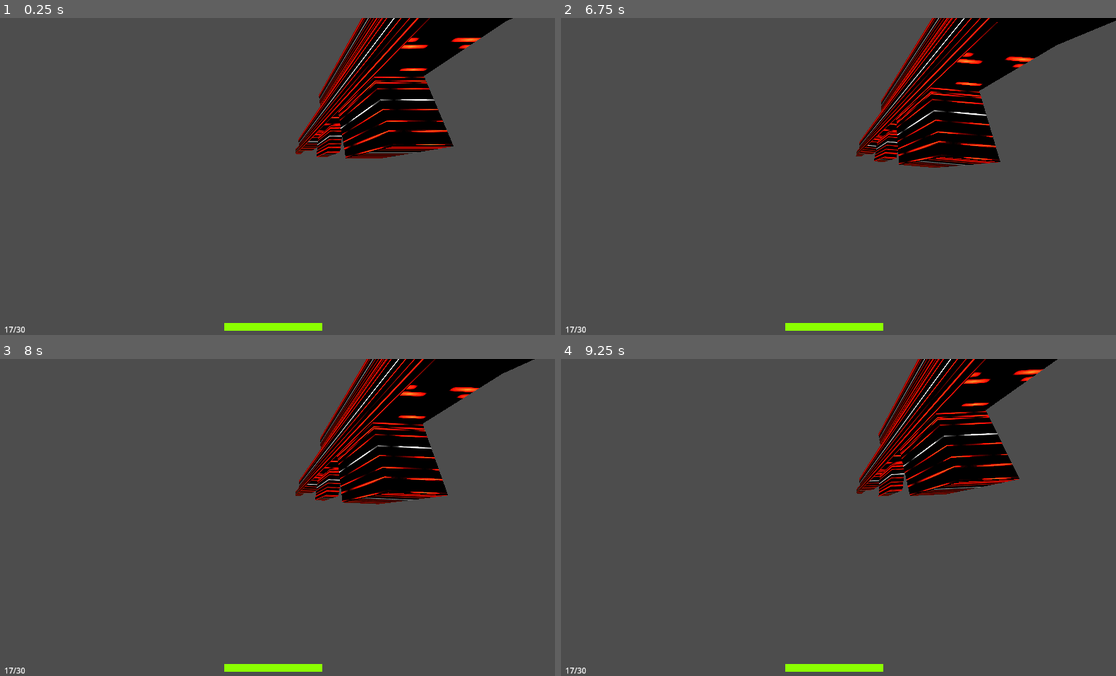
Above: before the commit, frames 1-4 (two rows, left to right).
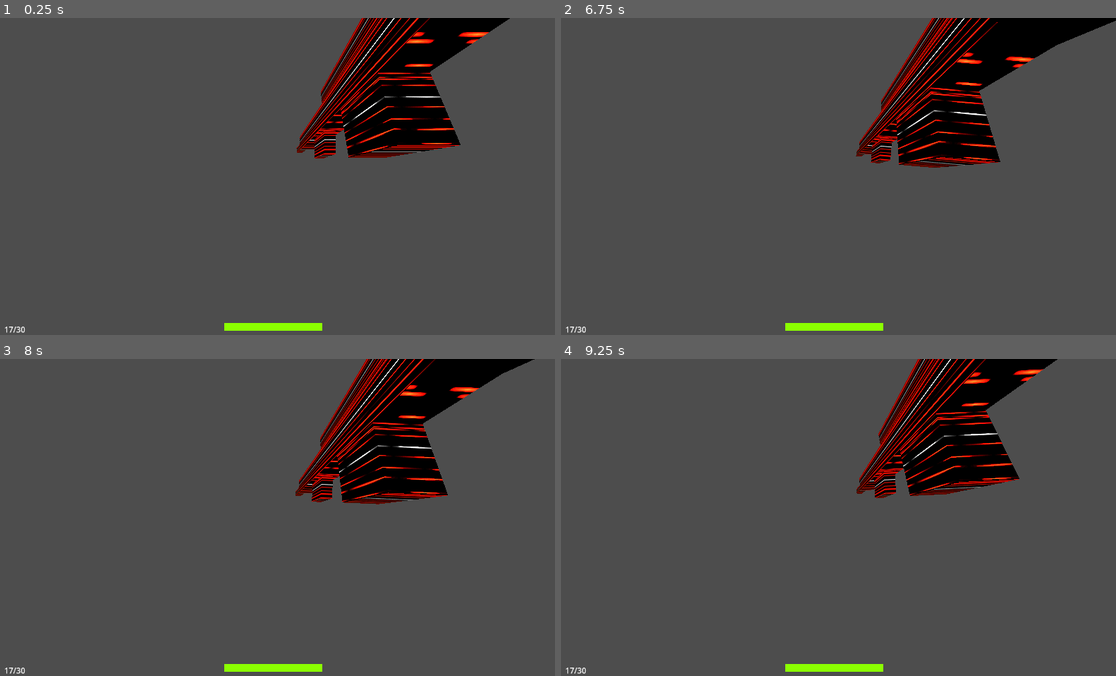
Above: after the commit, the same moments.

Repository: nekochiiUwU/gnaktap
Game: Godot game, scene res://player.tscn
Two runs of this game, one before a commit and one after it. Both use one fixed random seed, a clock stepped at 60 frames per second and the inputs below. This scene is started directly instead of the project's main scene.
Inputs (mouse positions are in pixels of both pictures, inside the frame that each line leads up to):
- Up to frame 1 (0.25 s): no input
- Up to frame 2 (6.75 s): move the mouse to (960, 160) at 0.52 s; press the mouse at (960, 160) at 0.53 s; hold D (move_right) 0.53-1.28 s; tap Space (jump) at 0.77, 1.52, 3.02, 3.77, 4.52, 6.02 s; move the mouse to (721, 192) at 1.27 s; release the mouse at (721, 192) at 1.28 s; hold S (move_backward) 1.28-2.03 s; tap Down (camera_down) at 1.35 s; click (721, 192) at 1.55 s; move the mouse to (888, 106) at 2.02 s; press the mouse at (888, 106) at 2.03 s; hold D (move_right) 2.03-2.78 s; tap Left (camera_left) at 2.1 s; move the mouse to (805, 239) at 2.77 s; release the mouse at (805, 239) at 2.78 s; hold W (move_forward) 2.78-3.53 s; tap Right (camera_right) at 2.85 s; click (805, 239) at 3.05 s; move the mouse to (1005, 224) at 3.52 s; press the mouse at (1005, 224) at 3.53 s; hold A (move_left) 3.53-5.03 s; tap Up (camera_up) at 3.6 s; move the mouse to (666, 128) at 4.27 s; release the mouse at (666, 128) at 4.28 s; tap Z (lock_mouse) at 4.35 s; click (666, 128) at 4.55 s; move the mouse to (860, 176) at 5.02 s; press the mouse at (860, 176) at 5.03 s; hold S (move_backward) 5.03-5.78 s; move the mouse to (749, 97) at 5.77 s; release the mouse at (749, 97) at 5.78 s; hold D (move_right) 5.78-6.53 s; tap N (switch_network_status_visibility) at 5.85 s; click (749, 97) at 6.05 s; move the mouse to (960, 160) at 6.52 s; press the mouse at (960, 160) at 6.53 s; hold W (move_forward) from 6.53 s (still down)
- Up to frame 3 (8 s): tap Space (jump) at 6.77, 7.52 s; move the mouse to (160, 533) at 7.27 s; release W (move_forward) at 7.28 s; release the mouse at (160, 533) at 7.28 s; hold D (move_right) from 7.28 s (still down); tap Down (camera_down) at 7.35 s; click (160, 533) at 7.55 s
- Up to frame 4 (9.25 s): move the mouse to (888, 447) at 8.02 s; release D (move_right) at 8.03 s; press the mouse at (888, 447) at 8.03 s; hold S (move_backward) 8.03-8.78 s; tap Left (camera_left) at 8.1 s; move the mouse to (805, 580) at 8.77 s; release the mouse at (805, 580) at 8.78 s; hold A (move_left) from 8.78 s (still down); tap Right (camera_right) at 8.85 s; tap Space (jump) at 9.02 s; click (805, 580) at 9.05 s

The runs differ from the first frame. In frame 1, 2.5% of the frame differs, in the area x 53-93%, y 0-45%; in frame 2, 0.3%; in frame 3, 0.3%; in frame 4, 0.3%.
Error before the commit: Invalid access to property or key 'time' on a base object of type 'null instance'. (res://Player.gd:135)
Error after the commit: Invalid access to property or key 'time' on a base object of type 'null instance'. (res://Player.gd:141)

Commit message:
rload incoming + debug

Diff:
--- a/Player.gd
+++ b/Player.gd
@@ -15,6 +15,7 @@
 var shot_time:      float = 0
 var reloading:      bool = false
 var target_score:   int = 0
+var incoming_recoil: Vector2 = Vector2()
 
 #weapon stats
 var weapon_type:  String = "full auto"
@@ -81,6 +82,11 @@
 				hitmarker_time = 0
 			get_node("Head/UI/Hitmarker").modulate = Color(x, x, x)
 			get_node("Head/UI/Hitmarker").scale = Vector2(x, x)
+		if incoming_recoil:
+			get_node("Head").rotation_degrees.x += incoming_recoil.y / 2
+			rotation_degrees.y += incoming_recoil.x / 2
+			incoming_recoil /= 2
+
 		health += delta
 		get_node("Head/UI/HealthBar").value = health
 		var input_rotation = Input.get_vector("camera_left", "camera_right", "camera_up", "camera_down")
@@ -150,14 +156,15 @@
 		#a completer avec burst, shotgun, verrou...
 		pass
 	ammo -= 1
+	accuracy = 5
 	update_ammo()
-	var ori = get_node("Head").global_rotation
-	ori.x += randf_range(deg_to_rad(-accuracy), deg_to_rad(accuracy))
-	ori.y += randf_range(deg_to_rad(-accuracy), deg_to_rad(accuracy))
+	var ori = get_node("Head").global_rotation_degrees
+	ori.x += randf_range(0, accuracy) - accuracy / 2
+	ori.y += randf_range(0, accuracy) - accuracy / 2
 	shot_time = Game.time
-	get_node("Head").rotation.x += randf_range(0, deg_to_rad(recoil))
-	get_node("Head").rotation.y += randf_range(deg_to_rad(-recoil/2), deg_to_rad(recoil/2))
-	rpc("shoot", get_node("Head").global_position, ori)
+	incoming_recoil.y += randf_range(0, recoil)
+	incoming_recoil.x += randf_range(-recoil/2, recoil/2)
+	rpc("shoot", get_node("Head/Camera").global_position, ori)
 
 
 func reload():
@@ -202,7 +209,7 @@
 func shoot(pos, rot):
 	var new_bullet = bullet.instantiate()
 	new_bullet.position = pos
-	new_bullet.rotation = rot
+	new_bullet.rotation_degrees = rot
 	new_bullet.set_script(load("res://bullet.gd"))
 	new_bullet.damages = damages
 	new_bullet.speed = bullet_speed
--- a/Weapon.tscn
+++ b/Weapon.tscn
@@ -110,7 +110,7 @@
 "times": PackedFloat32Array(0, 1),
 "transitions": PackedFloat32Array(0.05, 1),
 "update": 0,
-"values": [Vector3(0, -0.1, -0.6), Vector3(0.25, -0.2, -0.667)]
+"values": [Vector3(0, -0.1, -0.1), Vector3(0.25, -0.2, -0.667)]
 }
 tracks/1/type = "value"
 tracks/1/imported = false
@@ -137,7 +137,7 @@
 "times": PackedFloat32Array(0, 1),
 "transitions": PackedFloat32Array(0.05, 1),
 "update": 0,
-"values": [Vector3(0.25, -0.2, -0.667), Vector3(0, -0.1, -0.6)]
+"values": [Vector3(0.25, -0.2, -0.667), Vector3(0, -0.1, -0.1)]
 }
 tracks/1/type = "value"
 tracks/1/imported = false
@@ -159,12 +159,72 @@
 "scope": SubResource("Animation_fw4ki")
 }
 
+[sub_resource type="Animation" id="Animation_0evfm"]
+resource_name = "new_animation"
+loop_mode = 1
+tracks/0/type = "value"
+tracks/0/imported = false
+tracks/0/enabled = true
+tracks/0/path = NodePath("Chargeur:position")
+tracks/0/interp = 1
+tracks/0/loop_wrap = true
+tracks/0/keys = {
+"times": PackedFloat32Array(0, 0.5, 1),
+"transitions": PackedFloat32Array(1, 1, 1),
+"update": 0,
+"values": [Vector3(0, -0.1, -0.2), Vector3(-0.2, -0.3, 0.2), Vector3(0, -0.1, -0.2)]
+}
+tracks/1/type = "value"
+tracks/1/imported = false
+tracks/1/enabled = true
+tracks/1/path = NodePath("Chargeur:rotation")
+tracks/1/interp = 1
+tracks/1/loop_wrap = true
+tracks/1/keys = {
+"times": PackedFloat32Array(0, 0.5, 1),
+"transitions": PackedFloat32Array(1, 1, 1),
+"update": 0,
+"values": [Vector3(0, 0, 0), Vector3(-2.0944, 0.698132, 0.698132), Vector3(0, 0, 0)]
+}
+
+[sub_resource type="Animation" id="Animation_ht2kd"]
+length = 0.001
+tracks/0/type = "value"
+tracks/0/imported = false
+tracks/0/enabled = true
+tracks/0/path = NodePath("Chargeur:position")
+tracks/0/interp = 1
+tracks/0/loop_wrap = true
+tracks/0/keys = {
+"times": PackedFloat32Array(0),
+"transitions": PackedFloat32Array(1),
+"update": 0,
+"values": [Vector3(0, -0.1, -0.2)]
+}
+tracks/1/type = "value"
+tracks/1/imported = false
+tracks/1/enabled = true
+tracks/1/path = NodePath("Chargeur:rotation")
+tracks/1/interp = 1
+tracks/1/loop_wrap = true
+tracks/1/keys = {
+"times": PackedFloat32Array(0),
+"transitions": PackedFloat32Array(1),
+"update": 0,
+"values": [Vector3(0, 0, 0)]
+}
+
+[sub_resource type="AnimationLibrary" id="AnimationLibrary_20bas"]
+_data = {
+"RESET": SubResource("Animation_ht2kd"),
+"new_animation": SubResource("Animation_0evfm")
+}
+
 [node name="Weapon" type="Node3D"]
 transform = Transform3D(1, 0, 0, 0, 1, 0, 0, 0, 1, 0.25, 0.25, -0.667)
 
 [node name="Chargeur" type="MeshInstance3D" parent="."]
-transform = Transform3D(1, 0, 0, 0, 1, 0, 0, 0.2, 1, 0, -0.1, -0.15)
-rotation_edit_mode = 2
+transform = Transform3D(1, 0, 0, 0, 1.0198, 0, 0, 0, 1, 0, -0.1, -0.2)
 mesh = SubResource("BoxMesh_qarw4")
 
 [node name="Body" type="MeshInstance3D" parent="."]
@@ -220,7 +280,7 @@
 size = Vector2i(500, 500)
 
 [node name="Node3D" type="Node3D" parent="SupScope/SubViewport"]
-transform = Transform3D(1, 0, 0, 0, 1.0155, 0.195838, 0, -0.2031, 0.979189, 0.25, 0.31, -0.667)
+transform = Transform3D(1, 0, 0, 0, 1.0155, 0.195838, 0, -0.2031, 0.979189, 0.25, -0.14, -0.667)
 
 [node name="Scope" type="Sprite3D" parent="SupScope/SubViewport/Node3D"]
 transform = Transform3D(1, 0, 0, 0, 1, -2.98023e-08, 0, -2.98023e-08, 1, 0, 0.011, 0.147)
@@ -230,9 +290,9 @@
 texture = SubResource("ViewportTexture_v0tt1")
 
 [node name="Camera3D2" type="Camera3D" parent="SupScope/SubViewport/Node3D/Scope"]
-transform = Transform3D(1, 0, 0, 0, 0.948144, -0.196148, 0, 0.189629, 0.980737, 0, 0, 0)
+transform = Transform3D(1, 0, 0, 0, 0.948144, -0.196148, 0, 0.189629, 0.980737, 0, 0.0378745, -0.196395)
 current = true
-fov = 10.0
+fov = 30.0
 
 [node name="Glass" type="MeshInstance3D" parent="SupScope"]
 transform = Transform3D(1, 0, 0, 0, 1.0155, 0.195838, 0, -4.47035e-08, 1.01836, 0, 0.0399587, 0.149698)
@@ -267,3 +327,8 @@
 libraries = {
 "": SubResource("AnimationLibrary_l6klv")
 }
+
+[node name="RemoadAnimation" type="AnimationPlayer" parent="."]
+libraries = {
+"": SubResource("AnimationLibrary_20bas")
+}
--- a/player.tscn
+++ b/player.tscn
@@ -152,7 +152,8 @@
 [node name="Camera" type="Camera3D" parent="Head"]
 unique_name_in_owner = true
 transform = Transform3D(1, 0, 0, 0, 1, 0, 0, 0, 1, 0, 0, -0.4)
-fov = 120.0
+fov = 90.0
+near = 0.001
 
 [node name="UI" type="Control" parent="Head"]
 layout_mode = 3
Not shown: 1 places in Weapon.tscn that only renumber resources
